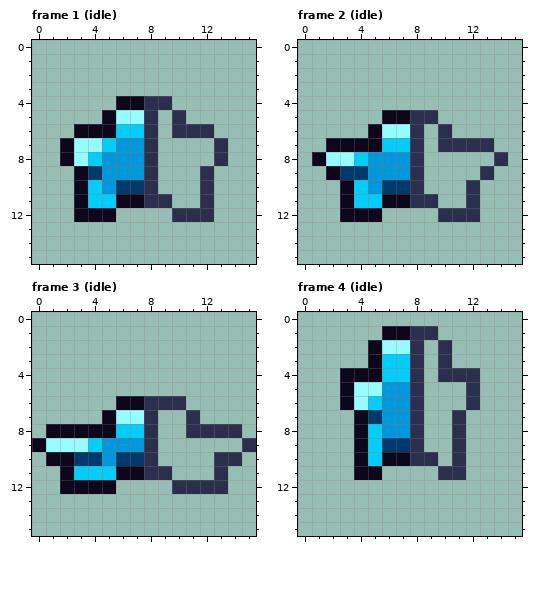
One commit to this pixel-art file: core/assets/ase/fx_star.ase. That is the earlier state.
16x16 pixels, 4 frames. Shown: frame 1 (idle), frame 2 (idle), frame 3 (idle), frame 4 (idle).
After:
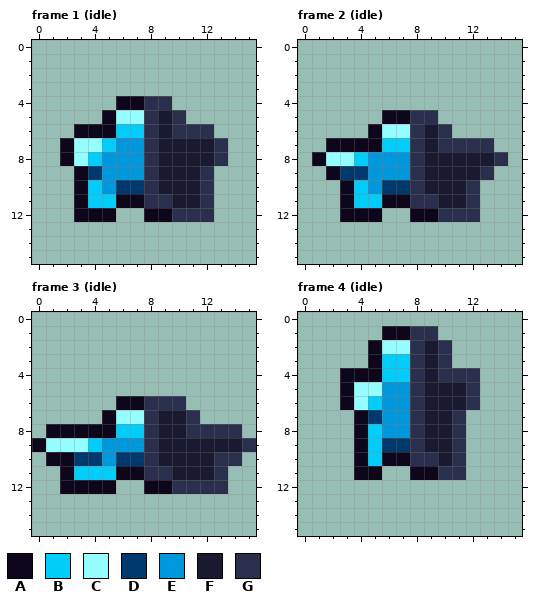
Palette (. is transparent): A #0e071b  B #00cdf9  C #94fdff  D #00396d  E #0098dc  F #1a1932  G #2a2f4e
Change:
layer "full" now shown
Frame 1 (idle), layers "half", "full":
There is now colour A in row 12 at x 8 to 9.
There is now colour F in rows 5 to 6 at x 9; in rows 7 to 8 at x 9 to 12; in rows 9 to 10 at x 9 to 11; in row 11 at x 10 to 11.
Frame 2 (idle), layers "half", "full":
There is now colour A in row 12 at x 8 to 9.
There is now colour F in rows 6 to 7 at x 9; in row 8 at x 9 to 13; in row 9 at x 9 to 12; in row 10 at x 9 to 11; in row 11 at x 10 to 11.
Frame 3 (idle), layers "half", "full":
There is now colour A in row 12 at x 8 to 9.
There is now colour F in rows 7 to 8 at x 9 to 10; in row 9 at x 9 to 14; in row 10 at x 9 to 12; in row 11 at x 10 to 12.
Frame 4 (idle), layers "half", "full":
There is now colour A in row 11 at x 8 to 9.
There is now colour F in rows 2 to 4 at x 9; in rows 5 to 6 at x 9 to 11; in rows 7 to 9 at x 9 to 10; in row 10 at x 10.
Where, in picture pixels (left, top, right, bottom), the same in both pictures:
added: (144, 110, 214, 222)
added: (410, 124, 494, 222)
added: (144, 410, 242, 494)
added: (410, 340, 466, 480)
